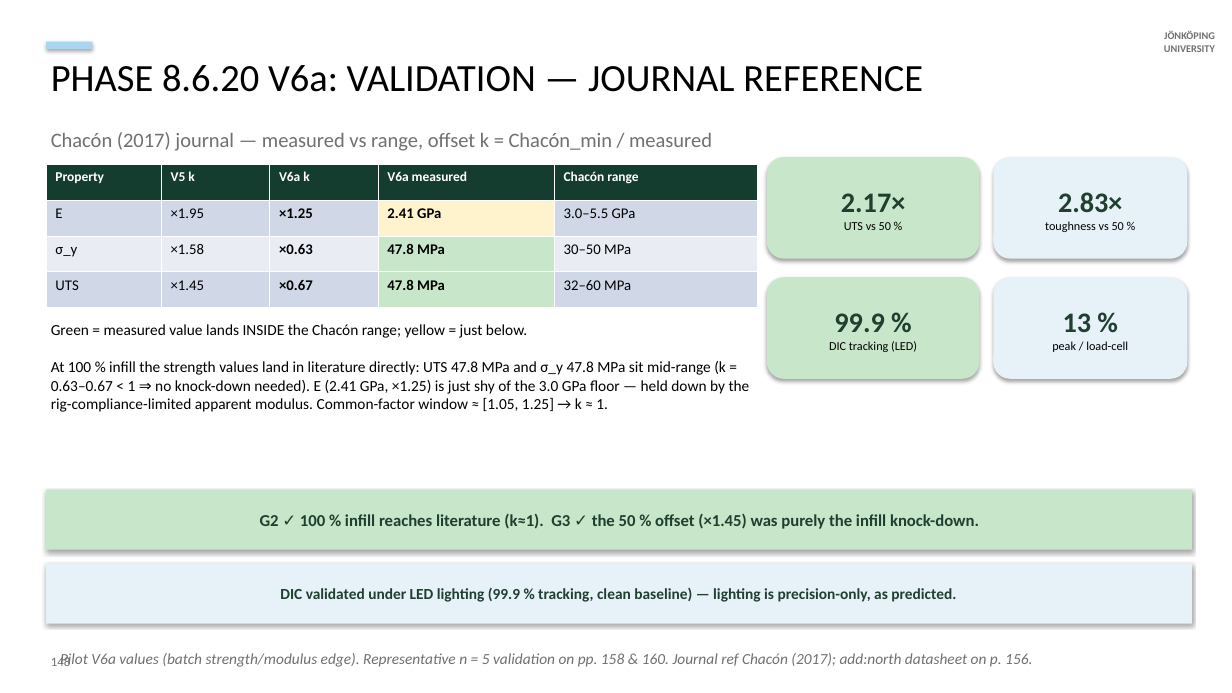
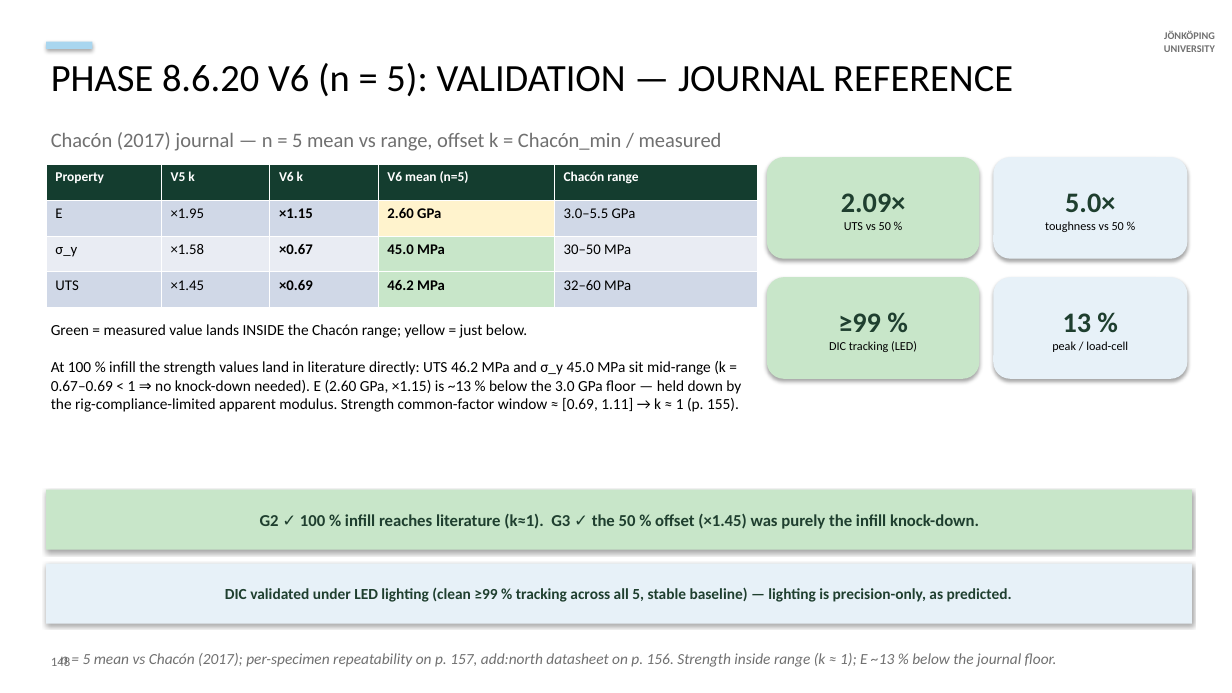
Before and after one commit to cenmir/UTM, a slide deck: slide 8 of V6a_8_6_20_slides.pptx. Drawn at 1232x693 pixels with LibreOffice and Linux fonts; fonts in the diff are those of the drawing. Boxes give left, top, right and bottom in pixels: in the first picture for what was removed or moved away, otherwise in the second. Text is boxed around its words. In the diff, an @@ line names an element or a change of style, - is before the commit and + after.

```diff
--- a/V6a_8_6_20_slides.pptx
+++ b/V6a_8_6_20_slides.pptx
@@ text at box(51, 63, 1013, 96): text changed @@
-PHASE 8.6.20 V6a: VALIDATION — JOURNAL REFERENCE
+PHASE 8.6.20 V6 (n = 5): VALIDATION — JOURNAL REFERENCE
@@ text at box(51, 132, 722, 151): text changed @@
-Chacón (2017) journal — measured vs range, offset k = Chacón_min / measured
+Chacón (2017) journal — n = 5 mean vs range, offset k = Chacón_min / measured
@@ table at box(46, 165, 758, 308) @@
-row 1, column 3: V6a k
+row 1, column 3: V6 k
-row 1, column 4: V6a measured
+row 1, column 4: V6 mean (n=5)
-row 2, column 3: ×1.25
+row 2, column 3: ×1.15
-row 2, column 4: 2.41 GPa
+row 2, column 4: 2.60 GPa
-row 3, column 3: ×0.63
+row 3, column 3: ×0.67
-row 3, column 4: 47.8 MPa
+row 3, column 4: 45.0 MPa
-row 4, column 3: ×0.67
+row 4, column 3: ×0.69
-row 4, column 4: 47.8 MPa
+row 4, column 4: 46.2 MPa
@@ text in rounded rectangle at box(841, 193, 905, 212): text changed @@
-2.17×
+2.09×
@@ text in rounded rectangle at box(1065, 193, 1115, 212): text changed @@
-2.83×
+5.0×
@@ text at box(51, 324, 741, 412): text changed @@
-Green = measured value lands INSIDE the Chacón range; yellow = just below.
-At 100 % infill the strength values land in literature directly: UTS 47.8 MPa and σ_y 47.8 MPa sit mid-range (k = 0.63–0.67 < 1 ⇒ no knock-down needed). E (2.41 GPa, ×1.25) is just shy of the 3.0 GPa floor — held down by the rig-compliance-limited apparent modulus. Common-factor window ≈ [1.05, 1.25] → k ≈ 1.
+Green = measured value lands INSIDE the Chacón range; yellow = just below.
+At 100 % infill the strength values land in literature directly: UTS 46.2 MPa and σ_y 45.0 MPa sit mid-range (k = 0.67–0.69 < 1 ⇒ no knock-down needed). E (2.60 GPa, ×1.15) is ~13 % below the 3.0 GPa floor — held down by the rig-compliance-limited apparent modulus. Strength common-factor window ≈ [0.69, 1.11] → k ≈ 1 (p. 155).
@@ text in rounded rectangle at box(838, 313, 881, 332): text changed @@
-99.9 %
+≥99 %
@@ text in rectangle at box(225, 588, 1012, 602): text changed @@
-DIC validated under LED lighting (99.9 % tracking, clean baseline) — lighting is precision-only, as predicted.
+DIC validated under LED lighting (clean ≥99 % tracking across all 5, stable baseline) — lighting is precision-only, as predicted.
@@ text at box(60, 653, 1057, 667): text changed @@
-Pilot V6a values (batch strength/modulus edge). Representative n = 5 validation on pp. 158 & 160. Journal ref Chacón (2017); add:north datasheet on p. 156.
+n = 5 mean vs Chacón (2017); per-specimen repeatability on p. 157, add:north datasheet on p. 156. Strength inside range (k ≈ 1); E ~13 % below the journal floor.
```
Also in this commit, not shown: 2 other slides changed, 1 slide added, 7 other files.
